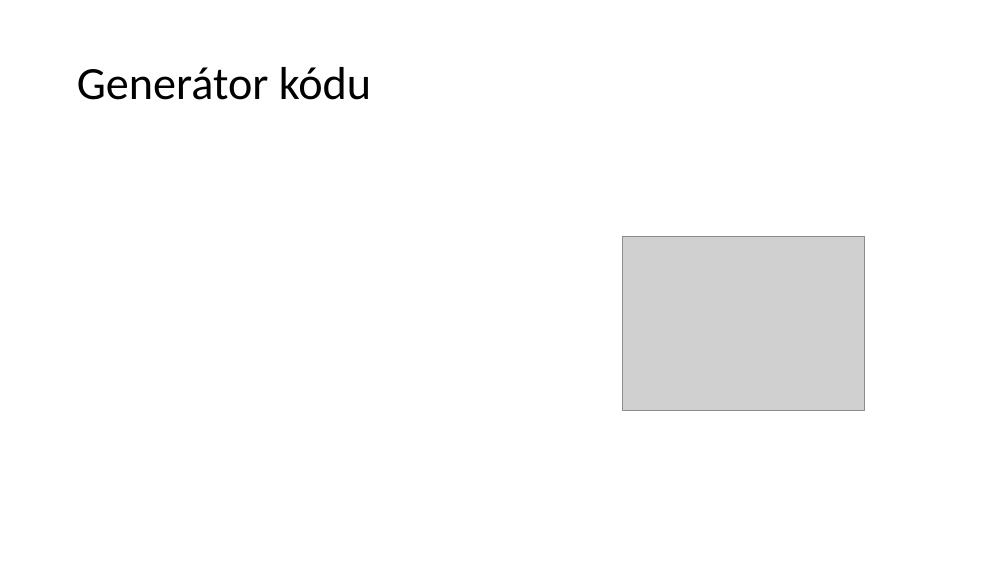
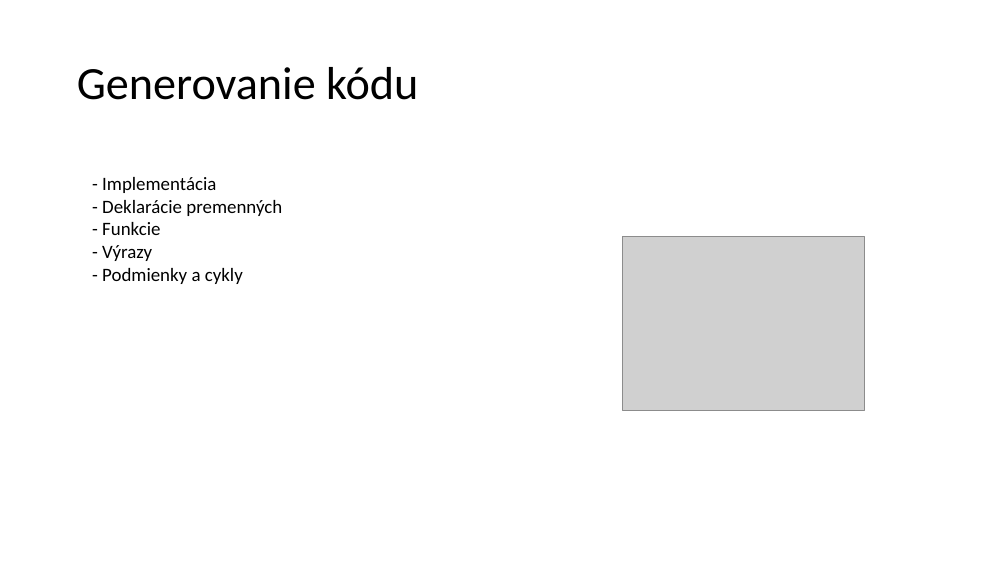
Before and after one commit to AndreiShchepa/BUT_COMPILER_2021, a slide deck: slide 8 of documentation/Presentation.pptx. Drawn at 1008x567 pixels with LibreOffice and Linux fonts; fonts in the diff are those of the drawing; grey boxes stand for pictures. Boxes give left, top, right and bottom in pixels: in the first picture for what was removed or moved away, otherwise in the second. Text is boxed around its words. In the diff, an @@ line names an element or a change of style, - is before the commit and + after.

```diff
--- a/documentation/Presentation.pptx
+++ b/documentation/Presentation.pptx
@@ title at [77,67,418,100]: text changed @@
-Generátor kódu
+Generovanie kódu
@@ text added at [102,177,282,284], 18 pt, text #000000 @@
+- Implementácia
+- Deklarácie premenných
+- Funkcie
+- Výrazy
+- Podmienky a cykly
```
Also in this commit, not shown: 5 other slides changed, 1 slide added, 1 slide removed, 1 other file.
